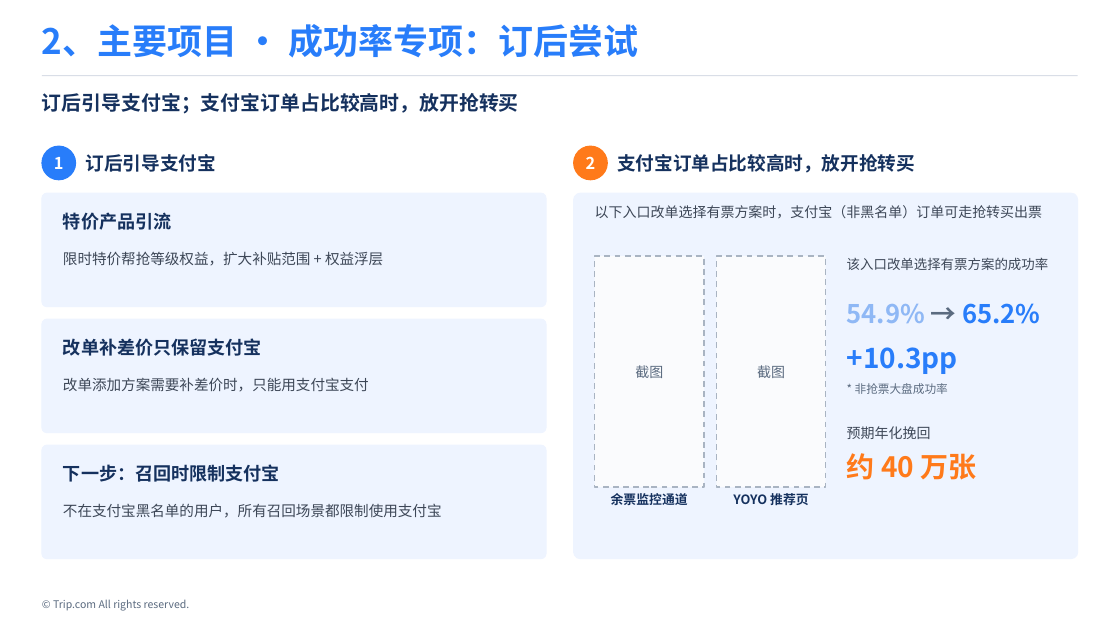
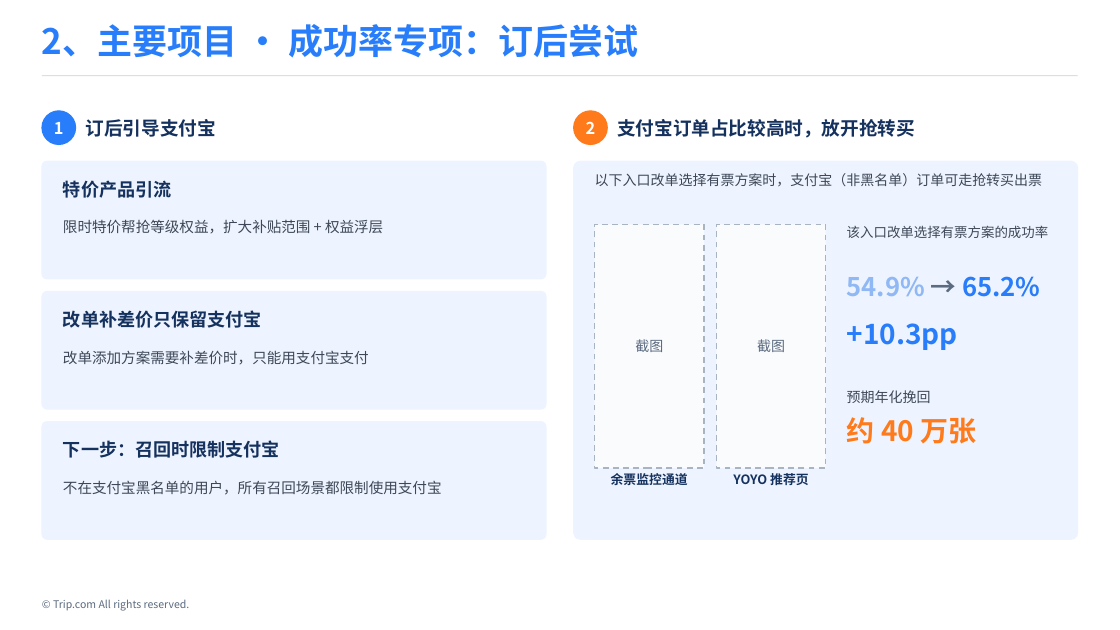
Before and after one commit to Wennie006/AI-myself, a slide deck: slide 9 of 留用答辩_v4.pptx. Drawn at 1120x630 pixels with LibreOffice and Linux fonts; fonts in the diff are those of the drawing. Boxes give left, top, right and bottom in pixels: in the first picture for what was removed or moved away, otherwise in the second. Text is boxed around its words. In the diff, an @@ line names an element or a change of style, - is before the commit and + after.

```diff
--- a/留用答辩_v4.pptx
+++ b/留用答辩_v4.pptx
@@ text removed at box(42, 93, 519, 114) @@
-订后引导支付宝；支付宝订单占比较高时，放开抢转买
@@ 6 texts, 2 ellipses: place and size @@
-6 texts, 2 ellipses at box(42, 146, 976, 480)
+6 texts, 2 ellipses at box(42, 111, 976, 444)
@@ proportions changed in 3 elements at box(42, 422, 546, 539), box(42, 292, 546, 409), box(42, 161, 546, 279) @@
@@ rounded rectangle: place and size @@
-rounded rectangle at box(42, 193, 546, 307)
+rounded rectangle at box(42, 161, 546, 279)
@@ rounded rectangle: place and size @@
-rounded rectangle at box(574, 193, 1078, 559)
+rounded rectangle at box(574, 161, 1078, 539)
@@ rectangle: place and size @@
-rectangle at box(595, 256, 704, 487)
+rectangle at box(595, 224, 704, 468)
@@ text "截图": place and size @@
-text "截图" at box(635, 365, 663, 378)
+text "截图" at box(635, 339, 663, 352)
@@ rectangle: place and size @@
-rectangle at box(717, 256, 826, 487)
+rectangle at box(717, 224, 826, 468)
@@ text "截图": place and size @@
-text "截图" at box(757, 365, 785, 378)
+text "截图" at box(757, 339, 785, 352)
@@ 4 texts: place and size @@
-4 texts at box(63, 205, 1049, 270)
+4 texts at box(63, 173, 1049, 238)
@@ 4 texts, 2 rounded rectangles: place and size @@
-4 texts, 2 rounded rectangles at box(42, 303, 1040, 559)
+4 texts, 2 rounded rectangles at box(42, 276, 1040, 539)
@@ text at box(63, 310, 262, 328): text changed; size 12.5 to 15.5 pt; text colour #3D4757 to #15315E; bold on @@
-改单添加方案需要补差价时，只能用支付宝支付
+改单补差价只保留支付宝
@@ text at box(63, 350, 369, 364): text changed; size 15.5 to 12.5 pt; text colour #15315E to #3D4757; bold off @@
-改单补差价只保留支付宝
+改单添加方案需要补差价时，只能用支付宝支付
@@ text removed at box(855, 383, 948, 394) @@
-* 非抢票大盘成功率
@@ text "余票监控通道": place and size @@
-text "余票监控通道" at box(611, 493, 688, 505)
+text "余票监控通道" at box(611, 473, 688, 485)
@@ text "YOYO 推荐页": place and size @@
-text "YOYO 推荐页" at box(733, 493, 809, 505)
+text "YOYO 推荐页" at box(733, 473, 809, 485)
```
